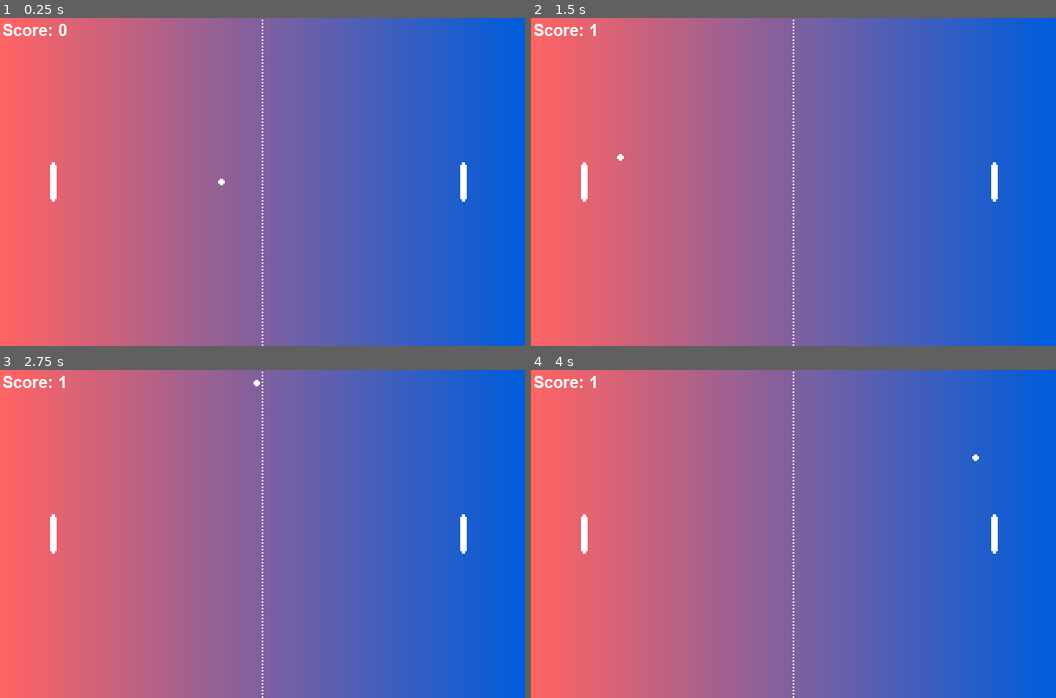
Above: before the commit, frames 1-4 (two rows, left to right).
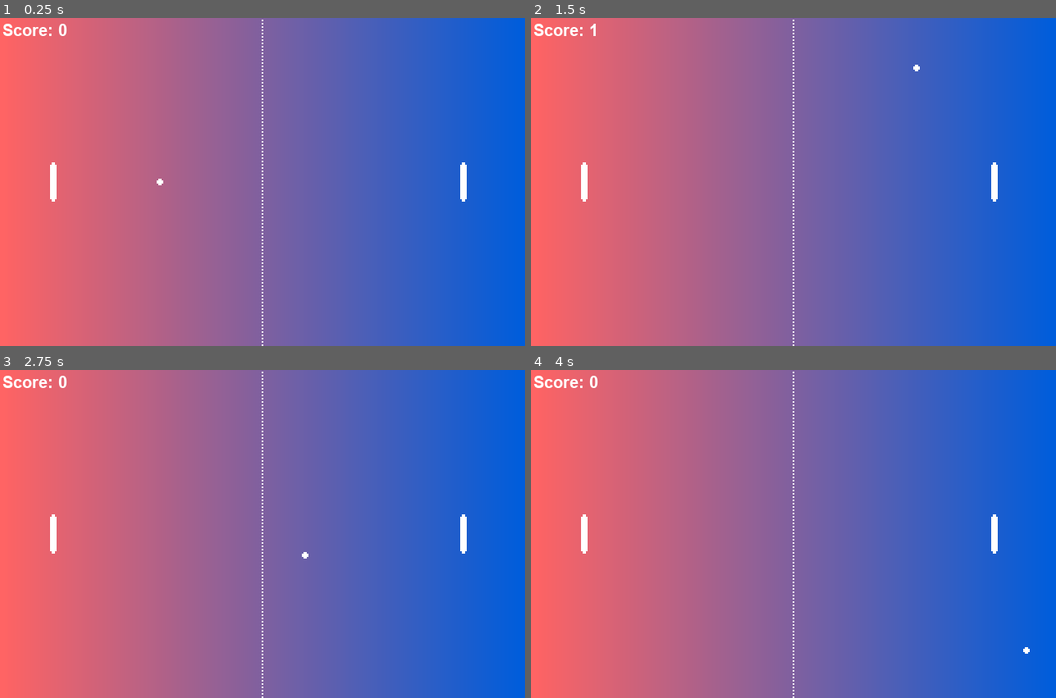
Above: after the commit, the same moments.

Repository: PhoenixFlame101/pong-with-godot
Game: Godot game, scene res://pong.tscn
Two runs of this game, one before a commit and one after it. Both use one fixed random seed, a clock stepped at 60 frames per second and the inputs below.
Inputs:
- Up to frame 1 (0.25 s): no input
- Up to frame 2 (1.5 s): tap Enter (ui_accept) at 0.5, 0.6, 0.77, 1.07, 1.25, 1.35 s
- Up to frame 3 (2.75 s): tap Enter (ui_accept) at 1.52, 1.82, 2.1 s
- Up to frame 4 (4 s): tap Enter (ui_accept) at 2.75, 2.85, 3.02, 3.32, 3.6, 3.77 s

The runs differ from the first frame. In frame 1, less than 0.1% of the frame differs, in the area x 29-43%, y 49-51%; in frame 2, less than 0.1%; in frame 3, less than 0.1%, in the area x 11-59%, y 1-58%; in frame 4, less than 0.1%.

Commit message:
Ball changes direction depending on loser

Diff:
--- a/logic/ball.gd
+++ b/logic/ball.gd
@@ -1,6 +1,6 @@
 extends Area2D
 
-export var DEFAULT_SPEED = 200
+export var DEFAULT_SPEED = 500
 
 var _speed = DEFAULT_SPEED
 var direction = Vector2.LEFT
@@ -15,7 +15,10 @@
 
 func reset():
 	if true: #if Input.is_action_just_pressed("ui_accept"):
-		direction = Vector2.LEFT
+		if direction == Vector2.LEFT:
+			direction = Vector2.RIGHT
+		elif direction == Vector2.RIGHT:
+			direction = Vector2.LEFT
 		position = _initial_pos
 		_speed = DEFAULT_SPEED
 		global.score = 0
--- a/logic/paddle.gd
+++ b/logic/paddle.gd
@@ -1,6 +1,6 @@
 extends Area2D
 
-const MOVE_SPEED = 200
+const MOVE_SPEED = 300
 
 var _ball_dir
 var _up
